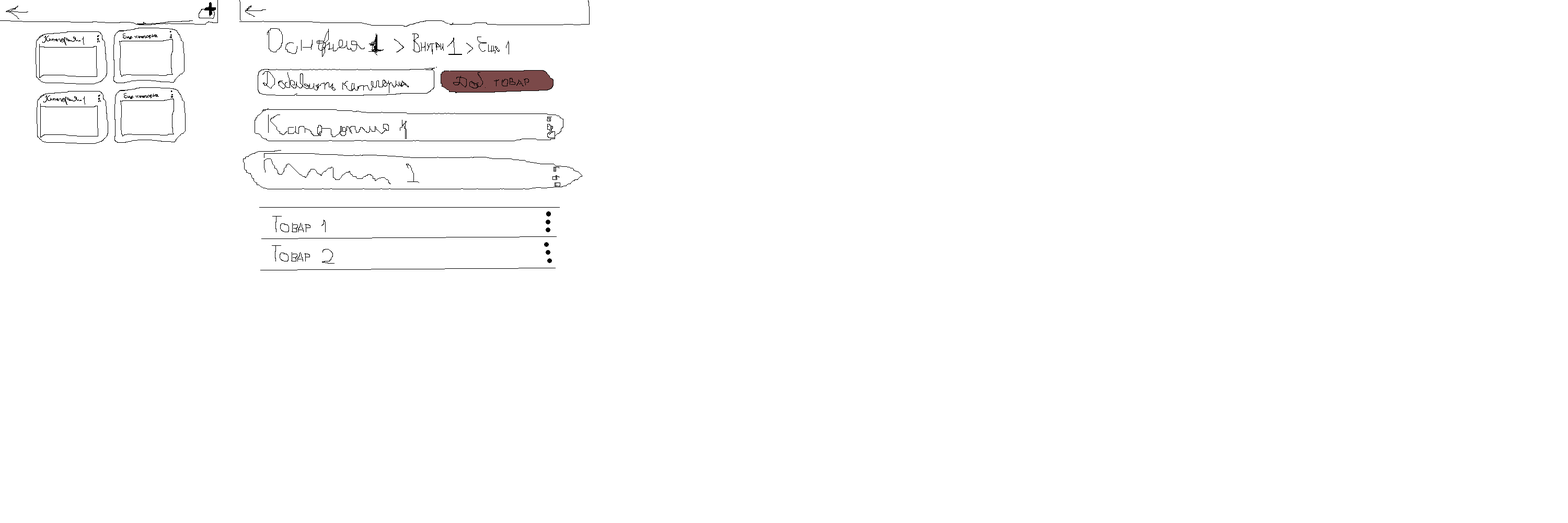
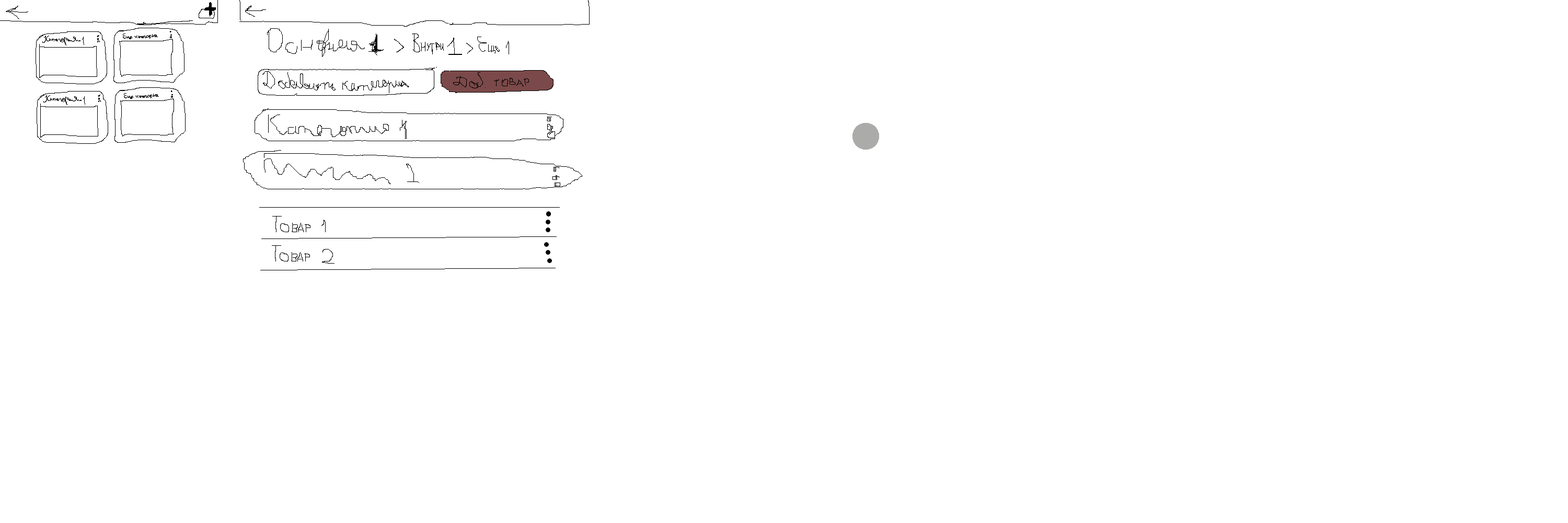
Layers edited between the first and the second w=1568, h=523 image:
painted on "Фон" over (852, 122, 880, 150)
